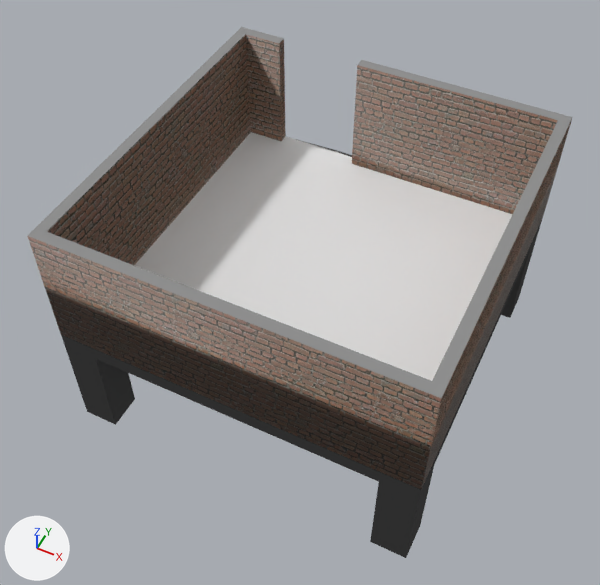
One commit to the Blender file Blender/done for unity/Casa/casa.blend: the scene before it, then after it.
Camera for both pictures: a camera (50 mm lens) standing at (13.2, -28.6, 40.1) and looking at (-1.3, 0.5, 3.6). The axes (+X, +Y, +Z) are drawn at lower left. The lights are the same throughout.
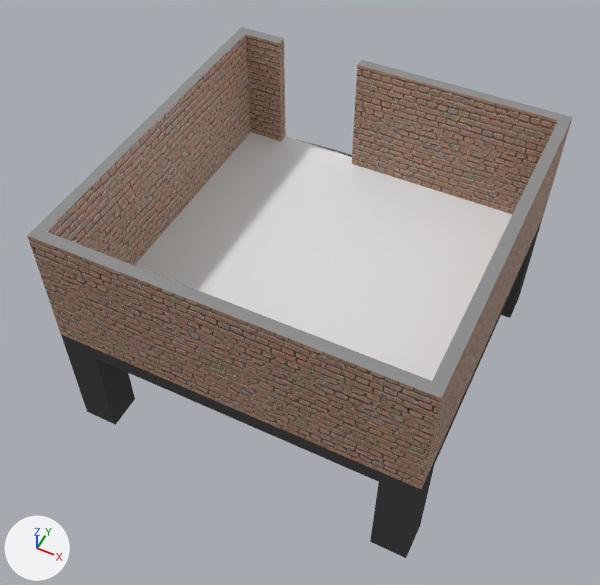
The change, as a diff of the scene's bpy script:
```diff
--- a/Blender/done for unity/Casa/casa.blend.py
+++ b/Blender/done for unity/Casa/casa.blend.py
@@ mat_bricks01_3k @@
 mat_bricks01_3k = bpy.data.materials.new('Bricks01_3K')
-# nodes: BsdfPrincipled, Displacement, Group x2, OutputMaterial, TexCoord
+# nodes: BsdfPrincipled, Group, OutputMaterial, TexCoord, TexImage
+# uses the picture img_bricks01_col_var1_3k_jpg
```

Boxes [x1, y1, x2, y2] around the edits, measured in the pictures (600 x 585 px):
'Cube', surface changed
    both: [27, 33, 571, 492]
